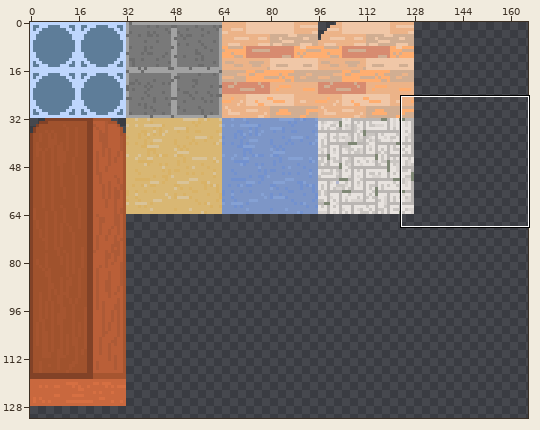
Sprite sheet: chaosdorftiles.png. The picture above shows the old version from afar; the outline marks the close-up.
Close-up. Before the commit:
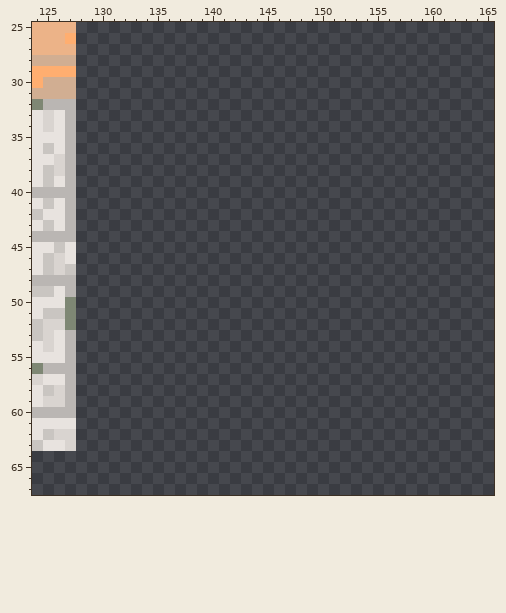
The file is 320x320 pixels. Colours within 5 levels of each other are drawn and written as one. Shown: x 124..165, y 25..67. The wide view leaves out empty margins.
And afterwards:
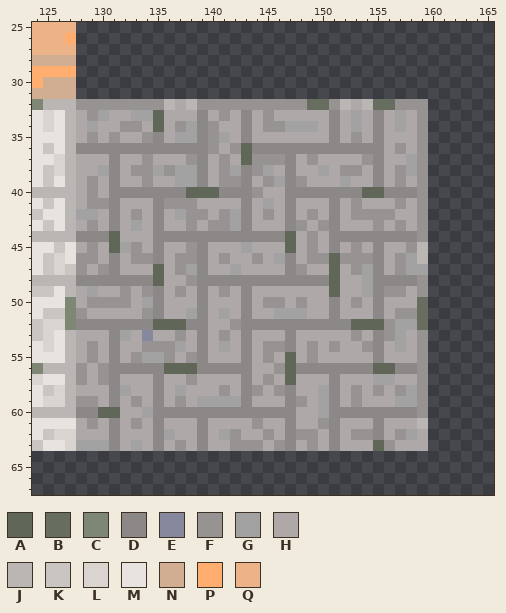
Palette (. is transparent): A #606759  B #676e5f  C #7e8774  D #8c8887  E #86899d  F #979392  G #a2a2a2  H #aea9a8  J #bab6b3  K #c9c5c1  L #d9d4d0  M #e8e3df  N #d1ae92  P #ffae70  Q #ecb388
Change:
Changed rows in their new state; - is an unchanged pixel.
first column x 128:
32 FFFFFFFFJHJFFFFFFFFFFBBFJHJBBFFF
33 HFGHHGGAHHHDHFHDHFHHHHHDHGHDHGHF
34 HGHHFFHAHFGDFHHDHFFGGGHDHGHDHGHF
35 HFHFHHFDHGGDFGHDHHHHHHHDHFHDHHHF
36 DDDDDDDDDDDDFHFADDDDDDDDDDDDHFHF
37 HHHDHHFHHHFDHFHAFFFDHFHHHHFDHHGF
38 HHGDHFFGFGGDHFGDFGHDHHGHFFHDHFGF
39 HFHDHHFHHGGDHFFDHFGDFHHHGHHDHFHF
40 HFHDDDDDDDAAADDDFHHDDDDDDDAADDDF
41 HFFDHHHDFFFHHHHDHGHDHHHDHFHHHFHF
42 GGHDHFHDHGFFHFGDHFHDHFHDHFFFFHHF
43 HFHDHGHDHHFHFFGDHHHDFHFDHHHFHFHF
44 DDDAHHHDDDDDDDDDDDDAHFHDDDDDDDDF
45 HFHAGFHDHHFDHHHGHHHAHFHDHFHDHHFJ
46 FFHDHFFDHFFDHFHHFHGDHFFAFFFDHFGJ
47 FHFDHHHAHFGDHHGHHHHDFHHAHFGDHFGG
48 DDDDDDDAHHFDDDDDDDDDDDDAHHGDDDDF
49 HGHHFHFDHFHDHFHDHHHHHHHAHHGDFFHF
50 HFFFFHGDHHHDHHHDHFFHFHHDHFHDHHHB
51 FHHHHHFDHHGDHGHDHHGGGHHDHHHDHFFB
52 DDDDDDDAAADDHHFDDDDDDDDDDAAAFGGB
53 HHHDGHEHHFHDHFHDHHHDHHHHHFHDFGHF
54 HFHDHHFFFGHDHGHDHFFDHFHFHHFDHGHF
55 HFHDHFGGFHFDHHHDHFHAHFHHHHHDHHHF
56 FHFDDDDDAAADDDDDHHFADDDDDDDAADDF
57 FHFDHHHDHHFHHHHDHFHAHHHDHHHGGHHF
58 HHHDGHHDHGHHHFHDFHFDHHGDHFHFHFGF
59 FFHDHFHDHFHGGGGDHHHDFHGDHFHHHGGF
60 DDAAHHGDDDDDDDDDDDDDHHGDDDDDDDDF
61 HFHDHFHDHHHDHHHHFHHDHHFDHHHDHHHJ
62 HHHDHHHDGHHDHGFHHFHDFFHDHFFDHFGH
63 GGGDHGHDHFHDHHFFFHFDHFHDHHHAFHHH
Changed places in both close-ups, as pixel boxes (x1, y1, x2, y2):
added: (76, 99, 428, 451)
